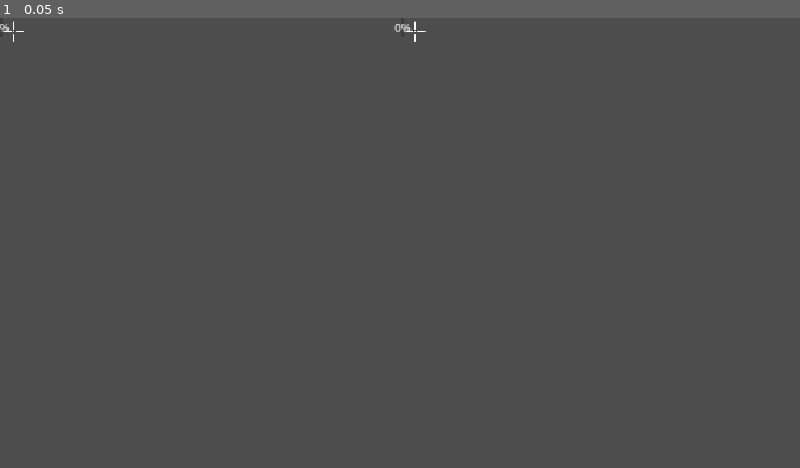
Above: before the commit, frame 1.
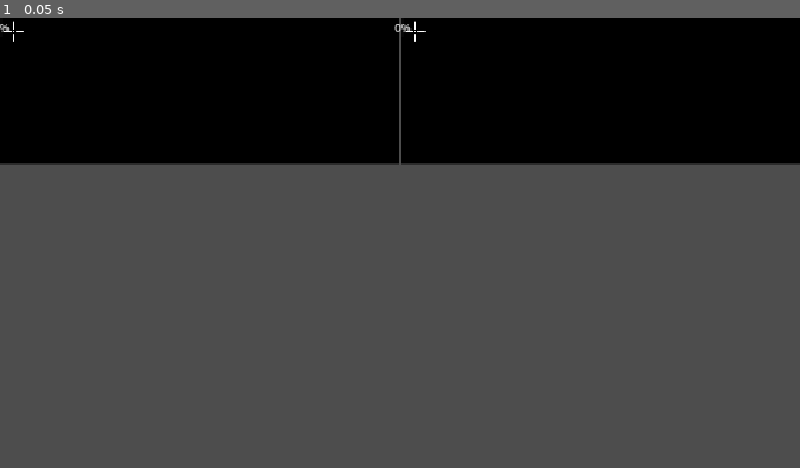
Above: after the commit, the same moment.

Repository: Ryan-M-Smith/SkillIssue
Game: Godot game, scene res://main.tscn
Two runs of this game, one before a commit and one after it. Both use one fixed random seed, a clock stepped at 60 frames per second and the inputs below. This scene is started directly instead of the project's main scene.
Inputs:
- Up to frame 1 (0.05 s): no input

The runs differ from the first frame. In frame 1, 33% of the frame differs, in the area x 0-100%, y 0-33%.

Commit message:
did more mapping work, spawn points mapped out, need cover and weapon spawns

Diff:
--- a/apps/game/arena_box.tscn
+++ b/apps/game/arena_box.tscn
@@ -70,3 +70,13 @@
 transform = Transform3D(-4.371139e-08, 0, 1, 0, 1, 0, -1, 0, -4.371139e-08, -20, 2.45, 8)
 size = Vector3(6, 4, 0.5)
 material = SubResource("StandardMaterial3D_yf5fn")
+
+[node name="CSGBox3D" type="CSGBox3D" parent="." unique_id=242228093]
+transform = Transform3D(1, 0, 0, 0, 1, 0, 0, 0, 1, 0, 0.5177579, 0)
+size = Vector3(2, 0.5, 2)
+
+[node name="CSGPolygon3D" type="CSGPolygon3D" parent="." unique_id=613620174]
+transform = Transform3D(1, 0, 0, 0, 1, 0, 0, 0, 1, 0, 3.4504633, 5.8101063)
+mode = 1
+spin_degrees = 225.5
+spin_sides = 32
